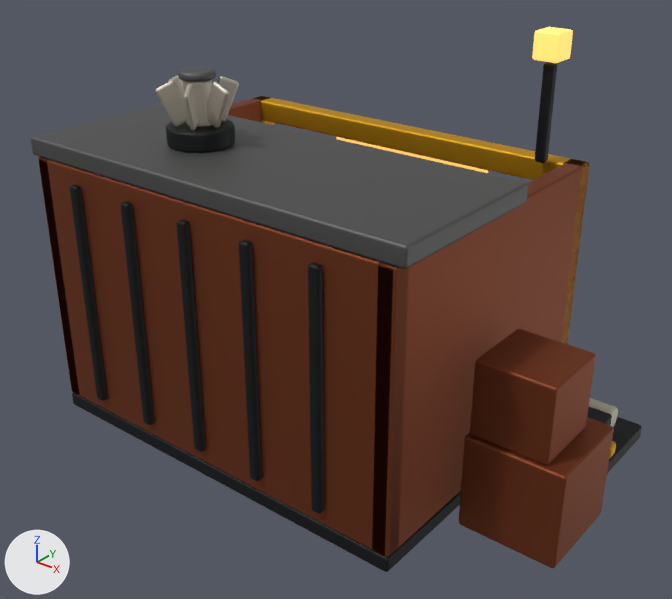
Renders of the glTF model game/public/assets/shop.glb from each side of a commit.
Both versions are drawn from a 50 mm lens placed at (4.2, -4.96, 4.14), pointed at (0.3, -0.09, 1.12). Lighting does not change. The marker at lower left points along +X, +Y and +Z. The picture after the commit comes second. Where no turn or scale is listed for an object, it has been applied to the vertices. Vertices at exactly the same position are counted once.

The older version as bpy lines, for what is in view:
```python
me_cube = bpy.data.meshes.new('Cube')
me_cube.from_pydata(...)  # 2588 vertices, 5068 faces; spans x -2.19..2.42, y -1.25..1.27, z 0.0..3.04
# faces by material slot: [1268, 616, 592, 388, 476, 216, 1512]
me_cube.materials.append(mat_rr_dark_metal)  # dark grey #2f3133
me_cube.materials.append(mat_rr_rust)  # brown #8a4b2f
me_cube.materials.append(mat_rr_scrap_grey)  # dark grey #6b6b6b
me_cube.materials.append(mat_rr_bone_white)  # pale yellow #cdc6b8
me_cube.materials.append(mat_rr_hazard_yellow)  # yellow #d9a521
me_cube.materials.append(mat_rr_glow_warm)  # orange #e8b45c, glowing orange #ffc666
me_cube.materials.append(mat_rr_nature_green)  # green #50a336
me_cylinder_004 = bpy.data.meshes.new('Cylinder.004')
me_cylinder_004.from_pydata(...)  # 526 vertices, 1020 faces; spans x -0.292..0.292, y -0.256..0.256, z -0.16..0.22
# faces by material slot: [832, 188]
me_cylinder_004.materials.append(mat_rr_bone_white)  # pale yellow #cdc6b8
me_cylinder_004.materials.append(mat_rr_scrap_grey)  # dark grey #6b6b6b
ob_joint_vent = bpy.data.objects.new('joint_vent', me_cylinder_004)
ob_joint_vent.location = (-0.55, -0.55, 2.56)
ob_shop = bpy.data.objects.new('shop', me_cube)
ob_shop.location = (0.0, 0.0, 0.0)
```
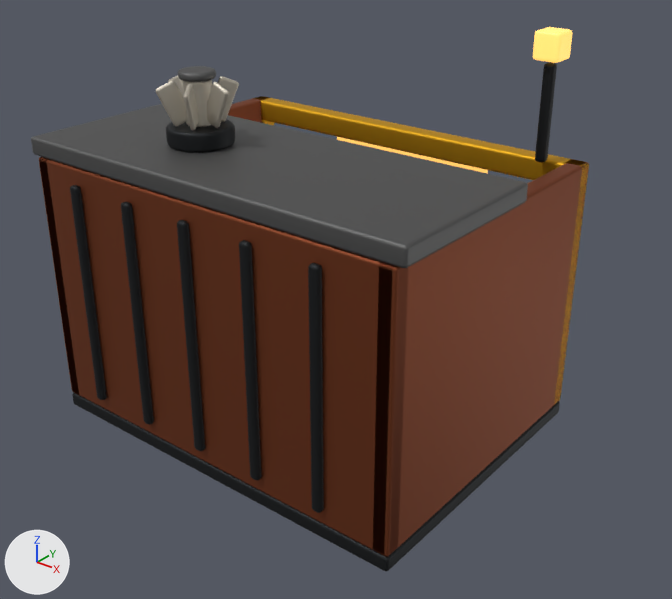
Changed parts and their boxes [x1, y1, x2, y2] in the pictures (672 x 599 px):
'shop', reshaped (9% narrower): before [31, 27, 642, 572]; after [31, 27, 589, 571]
part 1 of me_cube, deleted: before [459, 329, 642, 568]

What the commit changed:
me_cube is used by ob_shop; location (0.0, 0.0, 0.0).
me_cube had 2588 vertices, 5068 faces and spanned x -2.19..2.42, y -1.25..1.27, z 0.0..3.04.
me_cube now has 1064 vertices, 2120 faces and spans x -1.66..1.66, y -1.25..1.26, z 0.0..3.04.
me_cube part 1: 25 loose pieces with 1512 vertices, spanning x -2.19..2.42, y -0.51..1.27, z 0.0..1.57, are deleted.
Other edits to the shape of me_cube do not show in these pictures.
me_cube no longer uses material mat_rr_nature_green (green #50a336).
